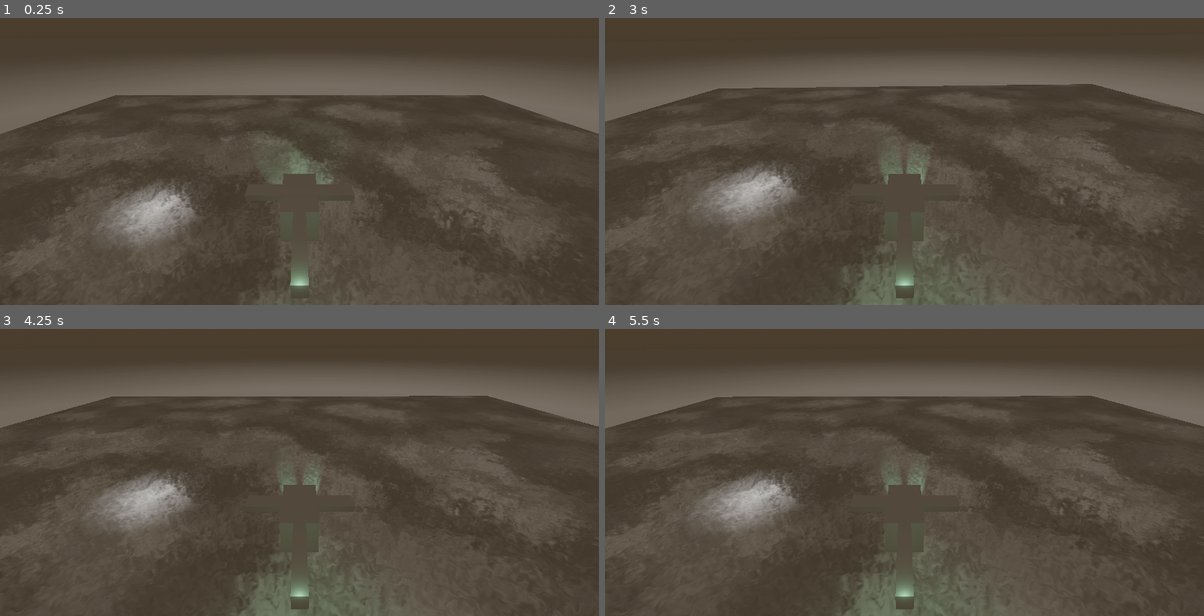
Above: before the commit, frames 1-4 (two rows, left to right).
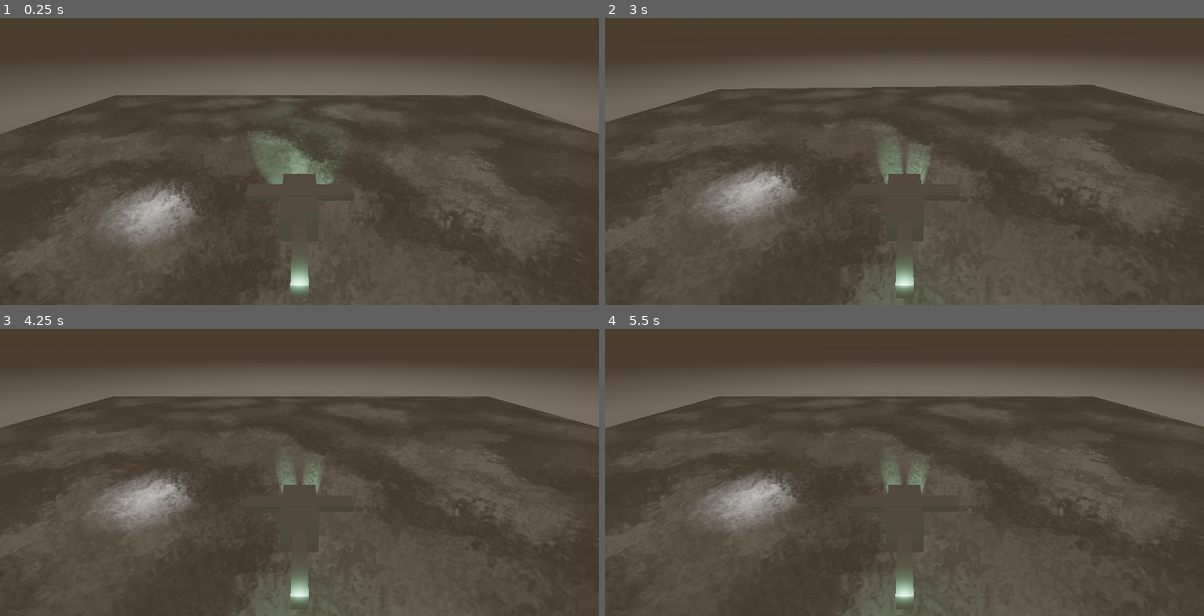
Above: after the commit, the same moments.

Repository: fracter2/here-be-le-dragon
Game: Godot game, scene res://Content/World.tscn
Same seed, same stepped clock (60 frames per second), same inputs: the game is played once before the commit and once after it.
Inputs:
- Up to frame 1 (0.25 s): no input
- Up to frame 2 (3 s): hold D (barrel_right) 0.53-1.28 s; tap P (flip_pitch) every 0.75 s from 0.6 to 2.85 s; hold Down (pitch_down) 1.28-2.03 s; tap Enter at 2 s; hold D (barrel_right) 2.03-2.78 s; tap Space (thrust_up) at 2.75 s; hold Up (pitch_up) from 2.78 s (still down)
- Up to frame 3 (4.25 s): release Up (pitch_up) at 3.53 s; hold A (barrel_left) from 3.53 s (still down); tap P (flip_pitch) at 3.6 s
- Up to frame 4 (5.5 s): tap Enter at 4.25 s; tap P (flip_pitch) at 4.35, 5.1 s; tap Space (thrust_up) at 5 s; release A (barrel_left) at 5.03 s; hold Down (pitch_down) from 5.03 s (still down)

The runs differ from the first frame. In frame 1, 0.5% of the frame differs, in the area x 44-52%, y 42-97%; in frame 2, 0.5%; in frame 3, 0.3%; in frame 4, 0.4%.

Commit message:
boosted heli lights and controls

Diff:
--- a/Content/Helicopter.tscn
+++ b/Content/Helicopter.tscn
@@ -32,7 +32,9 @@
 angular_damp = 0.8
 script = ExtResource("1_nikds")
 flip_pitch = -1.0
-rotation_multiplier = 200.0
+rotation_multiplier = 300.0
+rotation_pitch = 3.0
+rotation_yaw = 2.0
 thrust_up = 30.0
 
 [node name="CollisionShape3D" type="CollisionShape3D" parent="."]
@@ -46,31 +48,33 @@
 [node name="SpotLight3D" type="SpotLight3D" parent="CollisionShape3D/Body"]
 transform = Transform3D(0.990268, -0.0471432, 0.130945, 0, 0.940881, 0.338738, -0.139173, -0.335441, 0.931724, -0.5, -0.61, -1.866)
 light_color = Color(0.490196, 0.784314, 0.6, 1)
-light_energy = 11.736
-light_size = 0.159
-spot_range = 200.0
+light_energy = 14.4
+spot_range = 300.0
+spot_attenuation = 0.65
 spot_angle = 18.26
-spot_angle_attenuation = 0.210224
+spot_angle_attenuation = 0.267944
 
 [node name="SpotLight3D2" type="SpotLight3D" parent="CollisionShape3D/Body"]
 transform = Transform3D(0.990268, 0.0471432, -0.130945, 0, 0.940881, 0.338738, 0.139173, -0.335441, 0.931724, 0.5, -0.61, -1.866)
 light_color = Color(0.490196, 0.784314, 0.6, 1)
 light_energy = 11.736
 light_size = 0.159
-spot_range = 200.0
+spot_range = 300.0
+spot_attenuation = 0.65
 spot_angle = 18.26
-spot_angle_attenuation = 0.210224
+spot_angle_attenuation = 0.267944
 
 [node name="Tail" type="CSGBox3D" parent="CollisionShape3D"]
 transform = Transform3D(1, 0, 0, 0, 1, 0, 0, 0, 1, 0, 0.661385, 3.62704)
 size = Vector3(0.649, 0.704, 3.76259)
 
 [node name="Tail light" type="OmniLight3D" parent="CollisionShape3D/Tail"]
-transform = Transform3D(1, 0, 0, 0, 1, 0, 0, 0, 1, 0, 0.518364, 1.91461)
+transform = Transform3D(1, 0, 0, 0, 1, 0, 0, 0, 1, -0.0135685, 0.596987, 1.9501)
 light_color = Color(0.490883, 0.784855, 0.599776, 1)
-light_energy = 5.319
+light_energy = 8.461
 light_bake_mode = 0
-omni_range = 6.812
+omni_range = 9.43334
+omni_attenuation = 2.0
 
 [node name="CSGBox3D" type="CSGBox3D" parent="CollisionShape3D"]
 transform = Transform3D(1, 0, 0, 0, 1, 0, 0, 0, 1, 0, 0.860343, 0)
